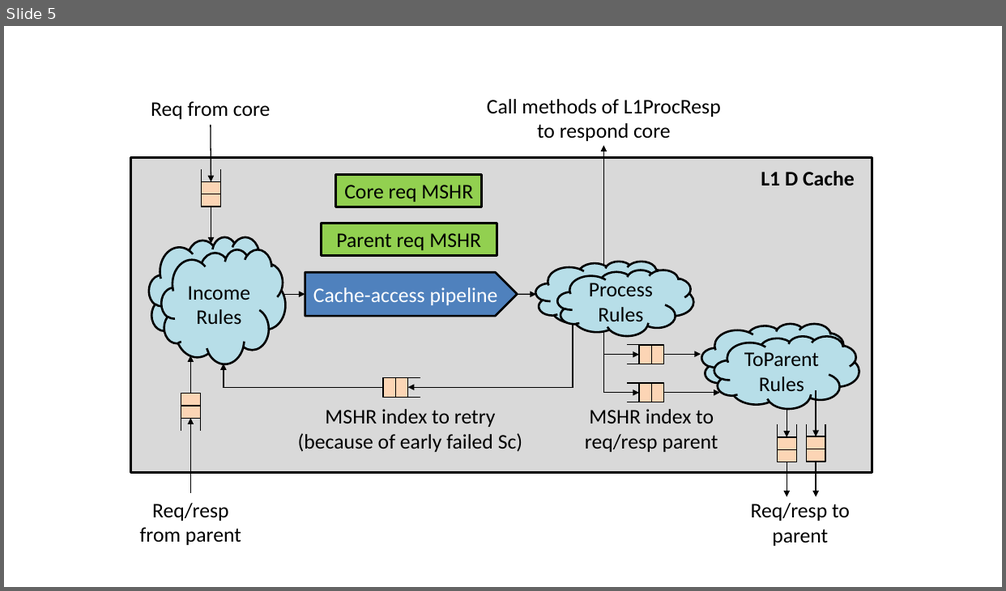
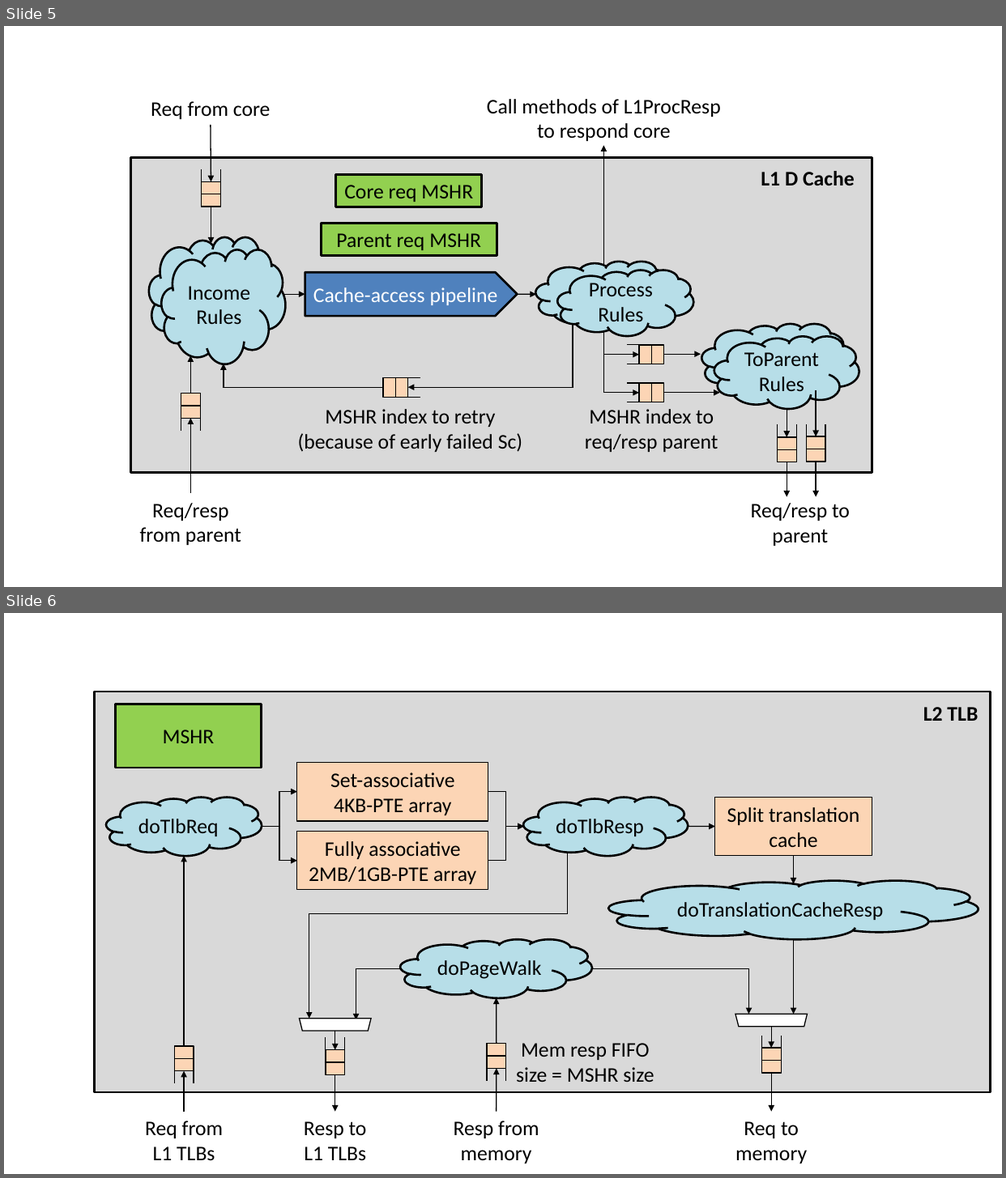
Before and after one commit to sizhuo-zhang/RiscyOO_design_doc, a slide deck: fig/fig.pptx. Shown one above the other, each under a label of ours: slide 5 before the commit, slides 5 and 6 after it. The pictures are 1006x591 and 1006x1178 pixels, drawn with LibreOffice and Linux fonts; fonts in the diff are those of the drawing. Boxes give left, top, right and bottom in pixels: in the first picture for what was removed or moved away, otherwise in the second. Text is boxed around its words. In the diff, an @@ line names an element or a change of style, - is before the commit and + after.

```diff
--- a/fig/fig.pptx
+++ b/fig/fig.pptx
@@ slide 6 added at <box>4,613,1002,1174</box>, background #FFFFFF @@
@@ freeform shape added at <box>309,854,568,1019</box>, outline #000000 1 pt @@
@@ trapezoid added at <box>299,1019,371,1032</box>, fill #FFFFFF, outline #000000 1 pt @@
@@ arrow added from (335, 1032) to (335, 1050), #000000 1 pt @@
@@ group added at <box>95,692,991,1164</box>: 12 lines, 10 arrows, 9 rectangles, 6 elbow arrows, 6 texts, 4 clouds, 1 trapezoid @@
+doTlbReq
+Set-associative
+4KB-PTE array
+Fully associative
+2MB/1GB-PTE array
+doTlbResp
+Split translation cache
+doTranslationCacheResp
+doPageWalk
+MSHR
+Req from L1 TLBs
+Resp to L1 TLBs
+Resp from memory
+Req to memory
+L2 TLB
+Mem resp FIFO size = MSHR size
```
Also in this commit, not shown: 4 other files.
